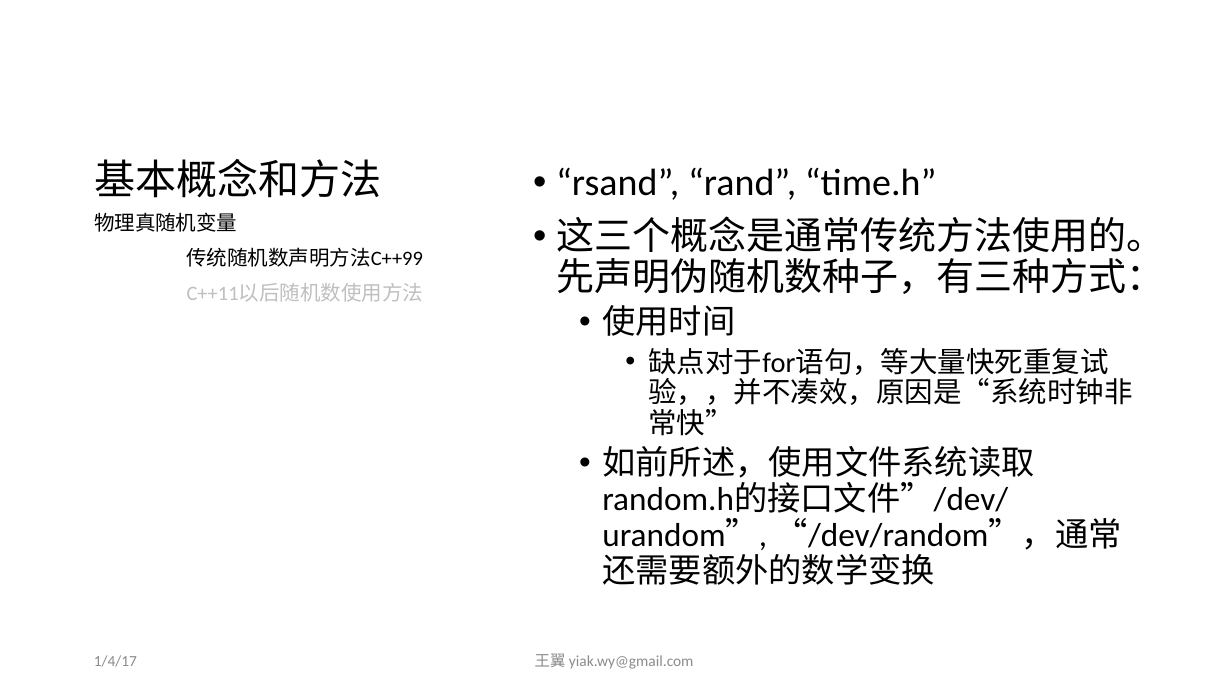
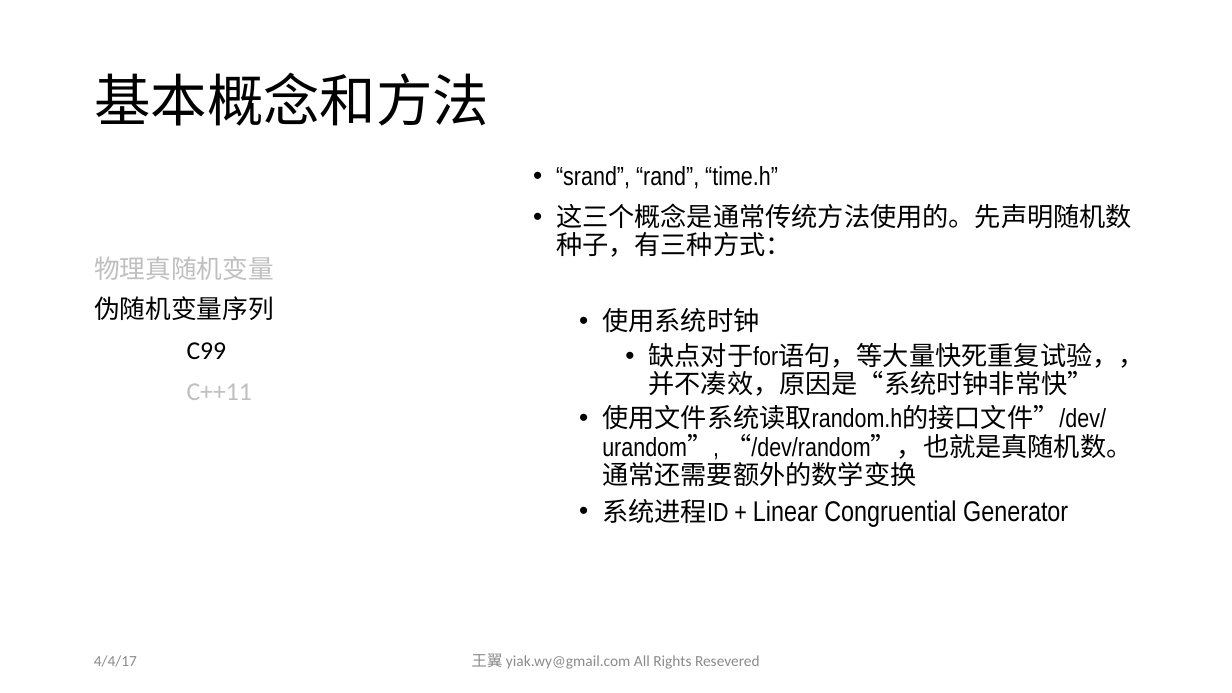
Before and after one commit to yiakwy/yiakwy.github.io, a slide deck: slide 24 of Computing Random Variables/Computing Random Variables.pptx (slide 15 before the commit). Drawn at 1232x693 pixels with LibreOffice and Linux fonts; fonts in the diff are those of the drawing. Boxes give left, top, right and bottom in pixels: in the first picture for what was removed or moved away, otherwise in the second. Text is boxed around its words. In the diff, an @@ line names an element or a change of style, - is before the commit and + after.

```diff
--- a/Computing Random Variables/Computing Random Variables.pptx
+++ b/Computing Random Variables/Computing Random Variables.pptx
@@ title "基本概念和方法": place and size @@
-title "基本概念和方法" at bbox=[94, 159, 382, 198]
+title "基本概念和方法" at bbox=[94, 72, 489, 126]
@@ title "基本概念和方法" at bbox=[94, 72, 489, 126]: size 32 to 44 pt; vertical alignment bottom to middle @@
@@ text at bbox=[556, 166, 1132, 333]: text changed; size 29.6 to 20.4 pt; font Calibri to Arial Narrow @@
-• “rsand”, “rand”, “time.h”
-• 这三个概念是通常传统方法使用的。先声明伪随机数种子，有三种方式：
-  • 使用时间
+• “srand”, “rand”, “time.h”
+• 这三个概念是通常传统方法使用的。先声明随机数种子，有三种方式：
+  • 使用系统时钟
@@ text at bbox=[94, 256, 274, 280]: size 16 to 20 pt, text colour #000000 to #BFBFBF in "物理真随机变量" @@
@@ text at bbox=[94, 296, 274, 400]: text changed; size 16 to 20 pt @@
-传统随机数声明方法C++99
-C++11以后随机数使用方法
+伪随机变量序列
+C99
+C++11
@@ text at bbox=[649, 343, 1145, 396]: size 22.2 to 20.4 pt, font Calibri to Arial Narrow in "缺点对于for语句，等大量快死重复试验，，并不凑效，原因是“系统时钟非常快”" @@
@@ text at bbox=[602, 405, 1132, 526]: text changed; size 25.9 to 20.4 pt; font Calibri to Arial Narrow @@
-  • 如前所述，使用文件系统读取random.h的接口文件”/dev/urandom”, “/dev/random”，通常还需要额外的数学变换
+  • 使用文件系统读取random.h的接口文件”/dev/urandom”, “/dev/random”，也就是真随机数。通常还需要额外的数学变换
+  • 系统进程ID + Linear Congruential Generator
@@ text at bbox=[94, 655, 137, 667]: text changed @@
-1/4/17
+4/4/17
@@ text at bbox=[472, 653, 760, 669]: text changed @@
-王翼 yiak.wy@gmail.com
+王翼 yiak.wy@gmail.com All Rights Resevered
```
Also in this commit, not shown: 20 other slides changed, 14 slides added, 3 other files.
